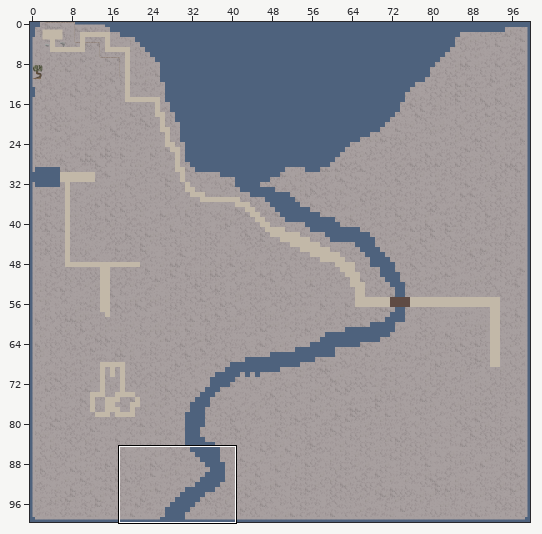
Tiled map, stored at map/main_map.tmx. Above, an overview of the earlier version with the close-up marked.
Close-up. Earlier state:
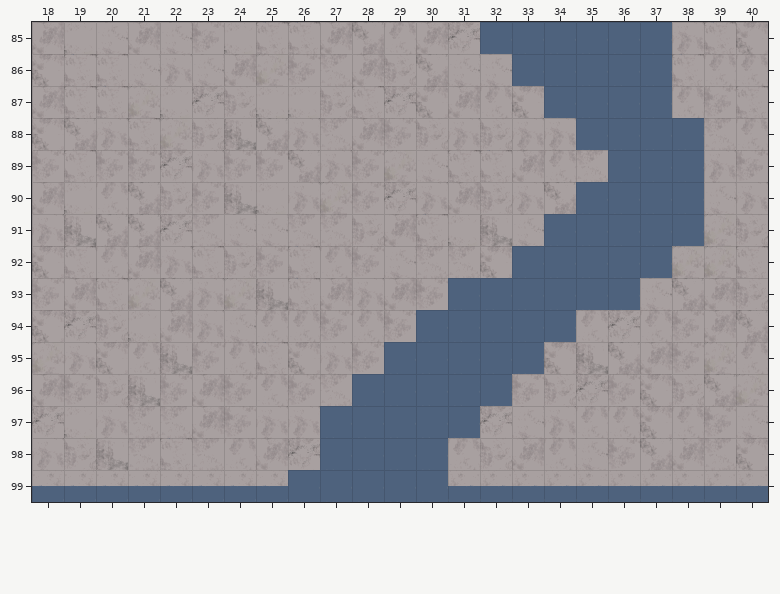
Cells are 32x32 px. Shown: x 18..40, y 85..99. The commit also changed other parts of the map, which this record leaves out.
After the commit:
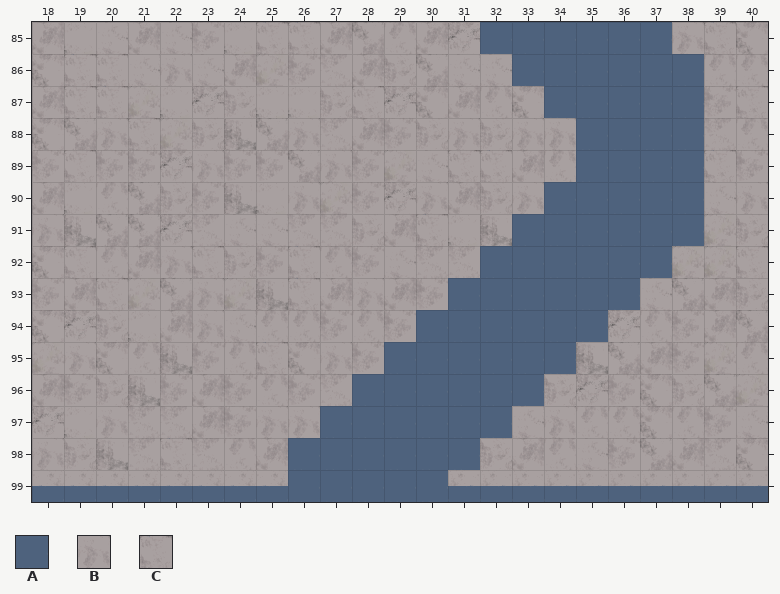
Key: from "Desert_Tiles.1": A 3, B 10, C 11.
_ is an empty cell.
Tiles replaced or removed in this view: B.
Tiles of an added or newly shown layer are drawn over the layers below it.
Change:
Changed rows in their new state; . is an unchanged cell.
Layer "floor":
first column x 39:
 89 C
Layer "water" (added):
first column x 26:
 86 ............A
 87 ............A
 89 .........A...
 90 ........A....
 91 .......A.....
 92 ......A......
 94 .........A...
 95 ........A....
 96 .......A.....
 97 ......A......
 98 A....A.......
Where, in picture pixels (left, top, right, bottom), the same in both close-ups:
added: (672, 54, 704, 118)
added: (480, 150, 608, 278)
changed: (704, 150, 736, 182)
added: (448, 310, 608, 470)
added: (288, 438, 320, 470)
